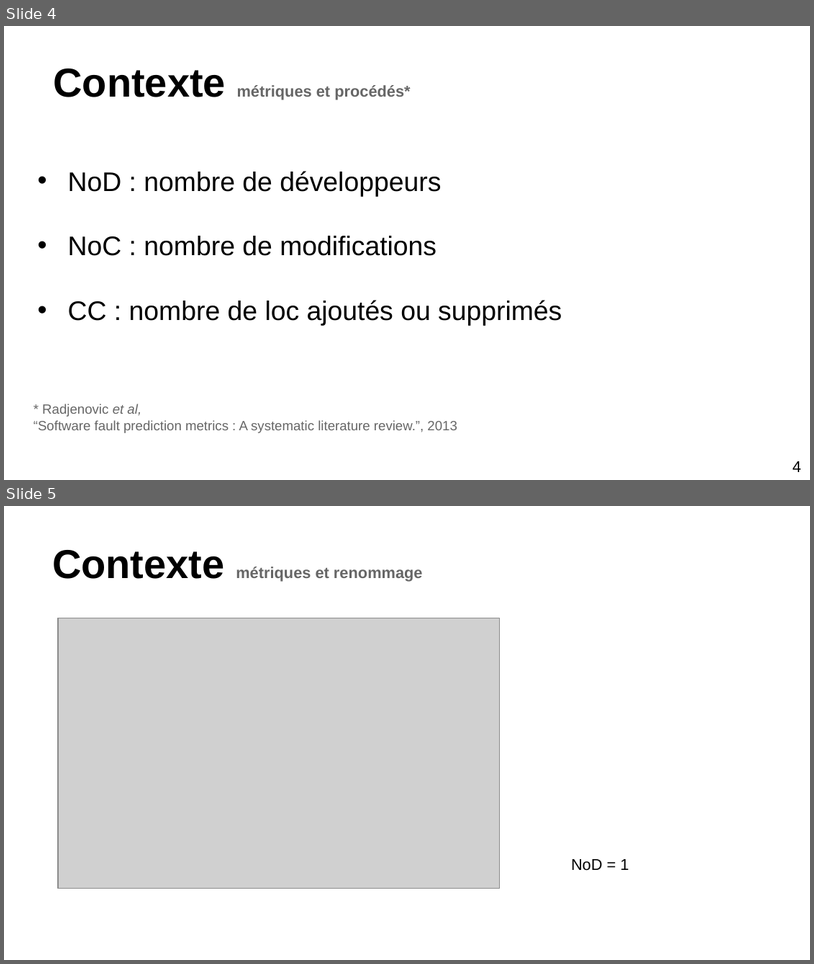
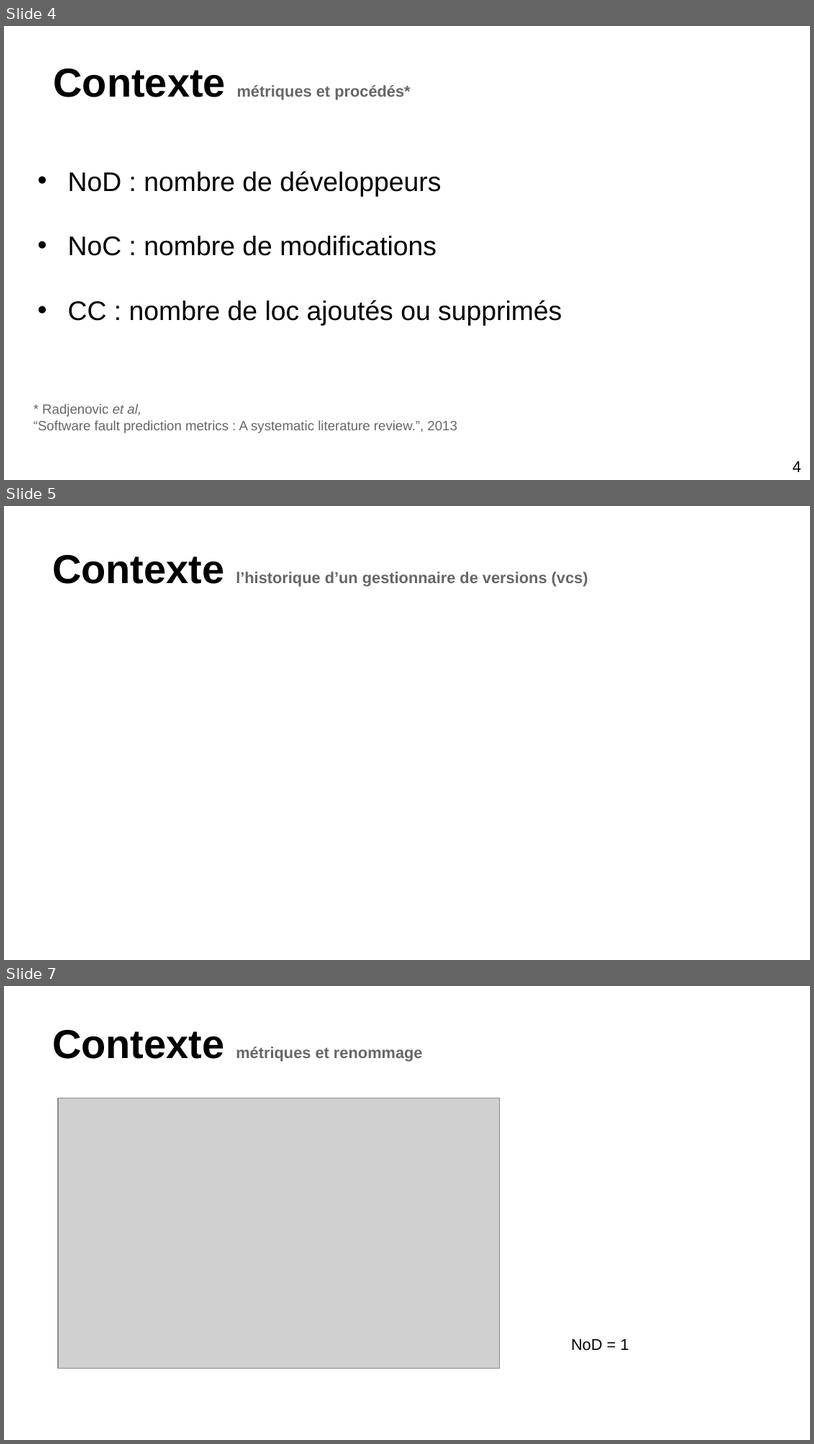
Before and after one commit to stonesong/Stage, a slide deck: presentation/presStageM2.pptx. Shown one above the other, each under a label of ours: slides 4 and 5 before the commit, slides 4, 5 and 7 after it; the slides between them are not shown. The pictures are 814x964 and 814x1444 pixels, drawn with LibreOffice and Linux fonts; fonts in the diff are those of the drawing; grey boxes stand for pictures. Boxes give left, top, right and bottom in pixels: in the first picture for what was removed or moved away, otherwise in the second. Text is boxed around its words. In the diff, an @@ line names an element or a change of style, - is before the commit and + after.

```diff
--- a/presentation/presStageM2.pptx
+++ b/presentation/presStageM2.pptx
@@ slide 5 added at [4, 506, 810, 960], background #FFFFFF @@
@@ title added at [52, 555, 589, 587], 14 pt, text #666666, bold @@
+Contexte l’historique d’un gestionnaire de versions (vcs)
@@ what was slide 5 is now slide 7 @@
```
Also in this commit, not shown: 2 slides changed, 2 other slides added, 1 other file.
